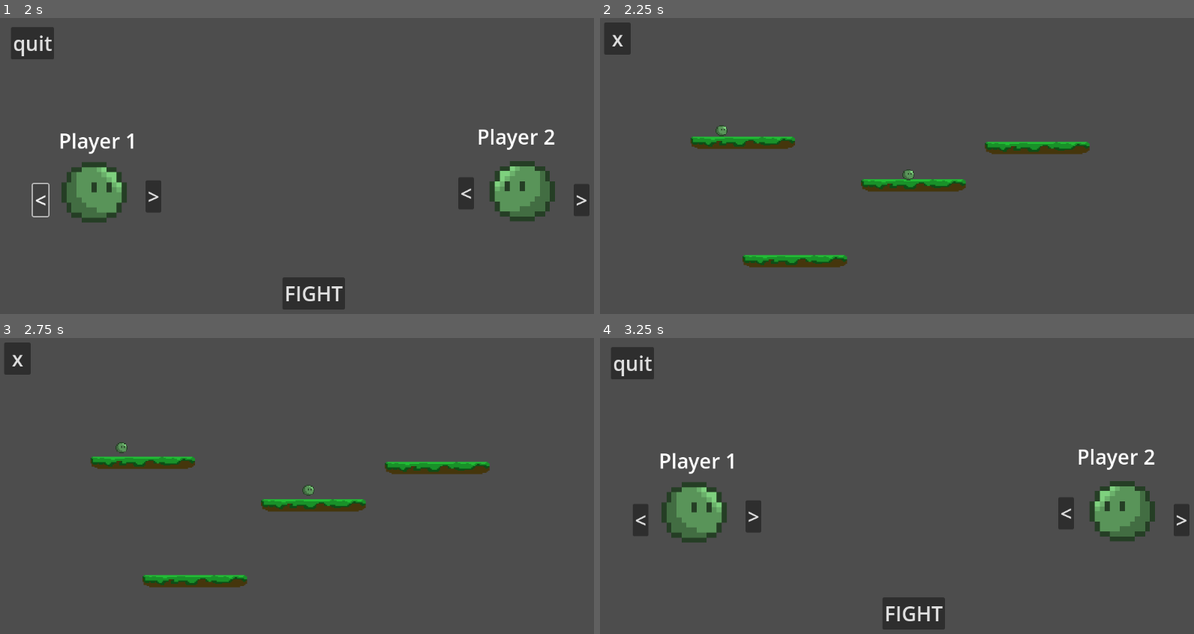
Above: before the commit, frames 1-4 (two rows, left to right).
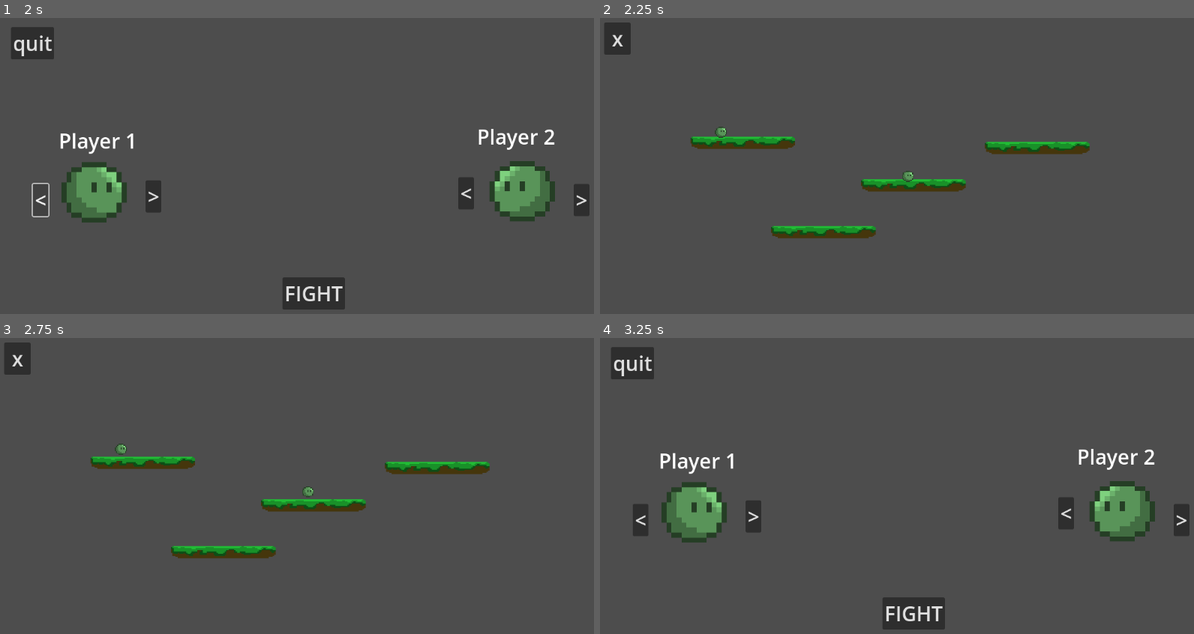
Above: after the commit, the same moments.

Repository: creepermystery/sclime
Game: Godot game, scene res://scenes/sclime.tscn
Same seed, same stepped clock (60 frames per second), same inputs: the game is played once before the commit and once after it.
Inputs:
- Up to frame 1 (2 s): click ">" at 0.5 s; click "<" at 1.25 s
- Up to frame 2 (2.25 s): click "FIGHT" at 2 s
- Up to frame 3 (2.75 s): no input
- Up to frame 4 (3.25 s): click "x" at 2.75 s

Frame 1 is identical in both runs. In frame 2, 1.6% of the frame differs, in the area x 19-53%, y 36-85%; in frame 3, 1.6%; in frame 4, nothing differs.

Commit message:
added base for dash

Diff:
--- a/scenes/game.tscn
+++ b/scenes/game.tscn
@@ -42,7 +42,7 @@
 texture = ExtResource("3_rd32i")
 
 [node name="platform2" type="StaticBody2D" parent="map"]
-position = Vector2(374, 471)
+position = Vector2(429, 415)
 
 [node name="CollisionShape2D" type="CollisionShape2D" parent="map/platform2"]
 shape = SubResource("RectangleShape2D_u6mti")
--- a/scenes/slime.tscn
+++ b/scenes/slime.tscn
@@ -76,6 +76,21 @@
 "texture": SubResource("AtlasTexture_0svdh")
 }, {
 "duration": 1.0,
+"texture": SubResource("AtlasTexture_0svdh")
+}, {
+"duration": 1.0,
+"texture": SubResource("AtlasTexture_0svdh")
+}, {
+"duration": 1.0,
+"texture": SubResource("AtlasTexture_0svdh")
+}, {
+"duration": 1.0,
+"texture": SubResource("AtlasTexture_0svdh")
+}, {
+"duration": 1.0,
+"texture": SubResource("AtlasTexture_0svdh")
+}, {
+"duration": 1.0,
 "texture": SubResource("AtlasTexture_n5lut")
 }, {
 "duration": 1.0,
@@ -115,6 +130,7 @@
 [node name="slime-texture" type="AnimatedSprite2D" parent="."]
 unique_name_in_owner = true
 texture_filter = 1
-position = Vector2(-0.999999, -11)
+position = Vector2(-2, -8)
 scale = Vector2(1.75, 1.75)
 sprite_frames = SubResource("SpriteFrames_b8xge")
+animation = &"slime-dash"
--- a/scripts/slime_movement.gd
+++ b/scripts/slime_movement.gd
@@ -1,18 +1,33 @@
 extends CharacterBody2D
-
 
 @onready var texture: AnimatedSprite2D = %"slime-texture"
 const SPEED = 300.0
+const DASH_SPEED = 600.0
 const JUMP_VELOCITY = -400.0
+
+enum State {default, dash}
+
+var current_state: State = State.default
 
 func set_color(color: Color):
 	texture.self_modulate = color
 
 func _process(delta: float) -> void:
 	if Input.is_action_pressed("dash"):
+		current_state = State.dash
 		texture.play("slime-dash")
+		get_tree().create_timer(0.375).timeout.connect(dash_end)
+
+func dash_end() -> void:
+	current_state = State.default
 
 func _physics_process(delta: float) -> void:
+
+	if current_state == State.dash :
+		var direction = -1 if texture.flip_h else 1
+		velocity.x = DASH_SPEED * direction
+		move_and_slide()
+		return
 	# Add the gravity.
 	if not is_on_floor():
 		velocity += get_gravity() * delta
@@ -25,14 +40,14 @@
 	# As good practice, you should replace UI actions with custom gameplay actions.
 	var direction := Input.get_axis("ui_left", "ui_right")
 
-	if direction > 0:
+	if direction > 0 and current_state == State.default :
 		texture.flip_h = false
 		texture.play("default")
-	elif direction < 0:
+	elif direction < 0 and current_state == State.default :
 		texture.flip_h = true
 		texture.play("default")
 
-	else:
+	elif current_state == State.default :
 		texture.play("slime-idle")
 
 	if direction:
@@ -40,5 +55,4 @@
 	else:
 		velocity.x = move_toward(velocity.x, 0, SPEED)
 
-
 	move_and_slide()
